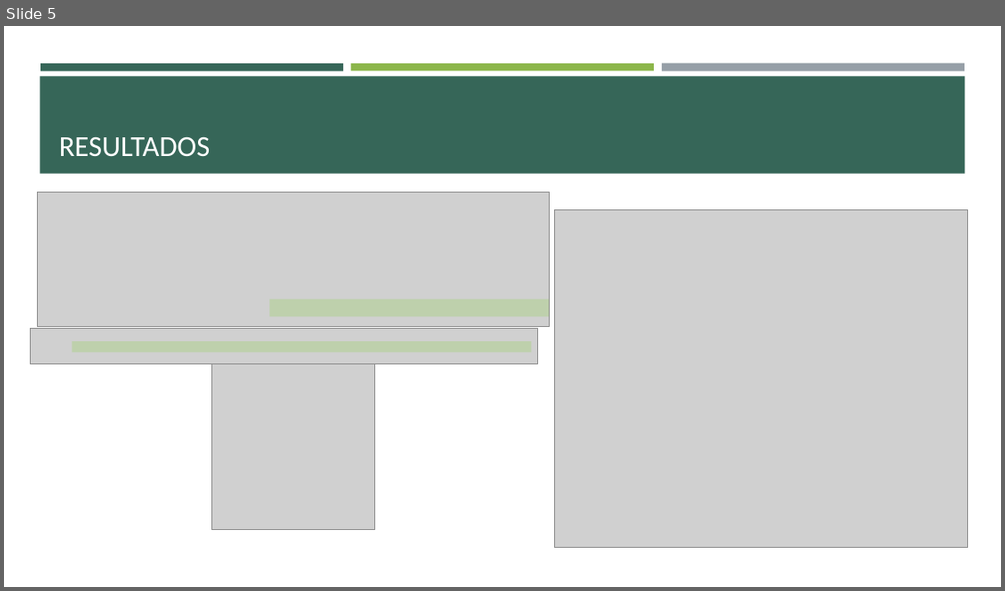
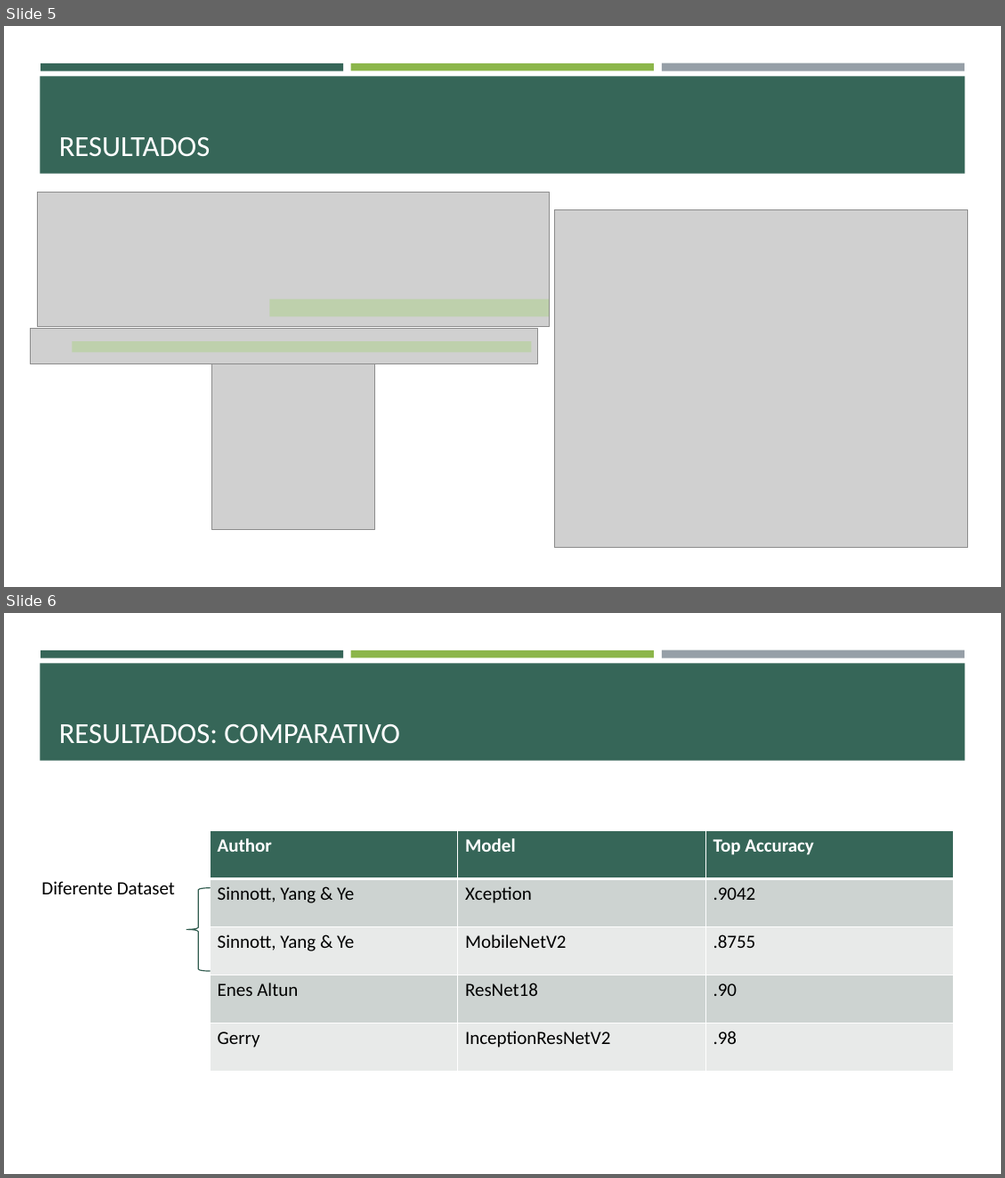
Before and after one commit to ErickaBermudez/spider-classification, a slide deck: docs/02 Final Project Presentation.pptx. Shown one above the other, each under a label of ours: slide 5 before the commit, slides 5 and 6 after it. The pictures are 1005x591 and 1005x1178 pixels, drawn with LibreOffice and Linux fonts; fonts in the diff are those of the drawing; grey boxes stand for pictures. Boxes give left, top, right and bottom in pixels: in the first picture for what was removed or moved away, otherwise in the second. Text is boxed around its words. In the diff, an @@ line names an element or a change of style, - is before the commit and + after.

```diff
--- a/docs/02 Final Project Presentation.pptx
+++ b/docs/02 Final Project Presentation.pptx
@@ slide 6 added at [4, 613, 1001, 1174], background #FFFFFF; not listed: 4 template elements that a slide beside it also shows @@
@@ title added at [59, 724, 400, 744], 28 pt, text #FFFFFF @@
+RESULTADOS: COMPARATIVO
@@ table added at [210, 831, 952, 1071], 5 rows, 3 columns @@
+Author | Model | Top Accuracy
+Sinnott, Yang & Ye | Xception | .9042
+Sinnott, Yang & Ye | MobileNetV2 | .8755
+Enes Altun | ResNet18 | .90
+Gerry | InceptionResNetV2 | .98
@@ text added at [41, 881, 175, 894], 18 pt, text #000000 @@
+Diferente Dataset
@@ left brace added at [186, 888, 210, 971], outline #315C4F 1 pt @@
```
Also in this commit, not shown: 2 slides changed, 3 other slides added, 3 slides removed, 2 other files.
